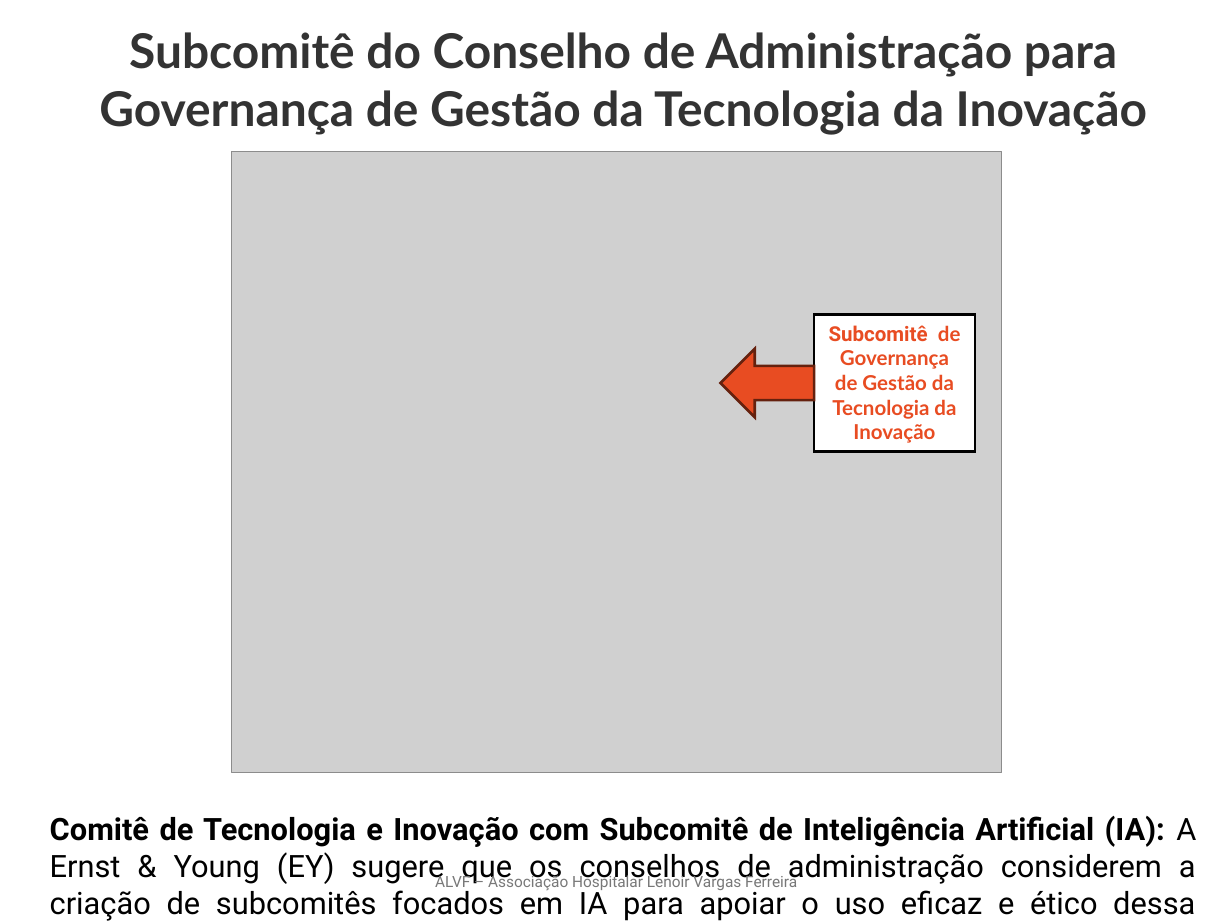
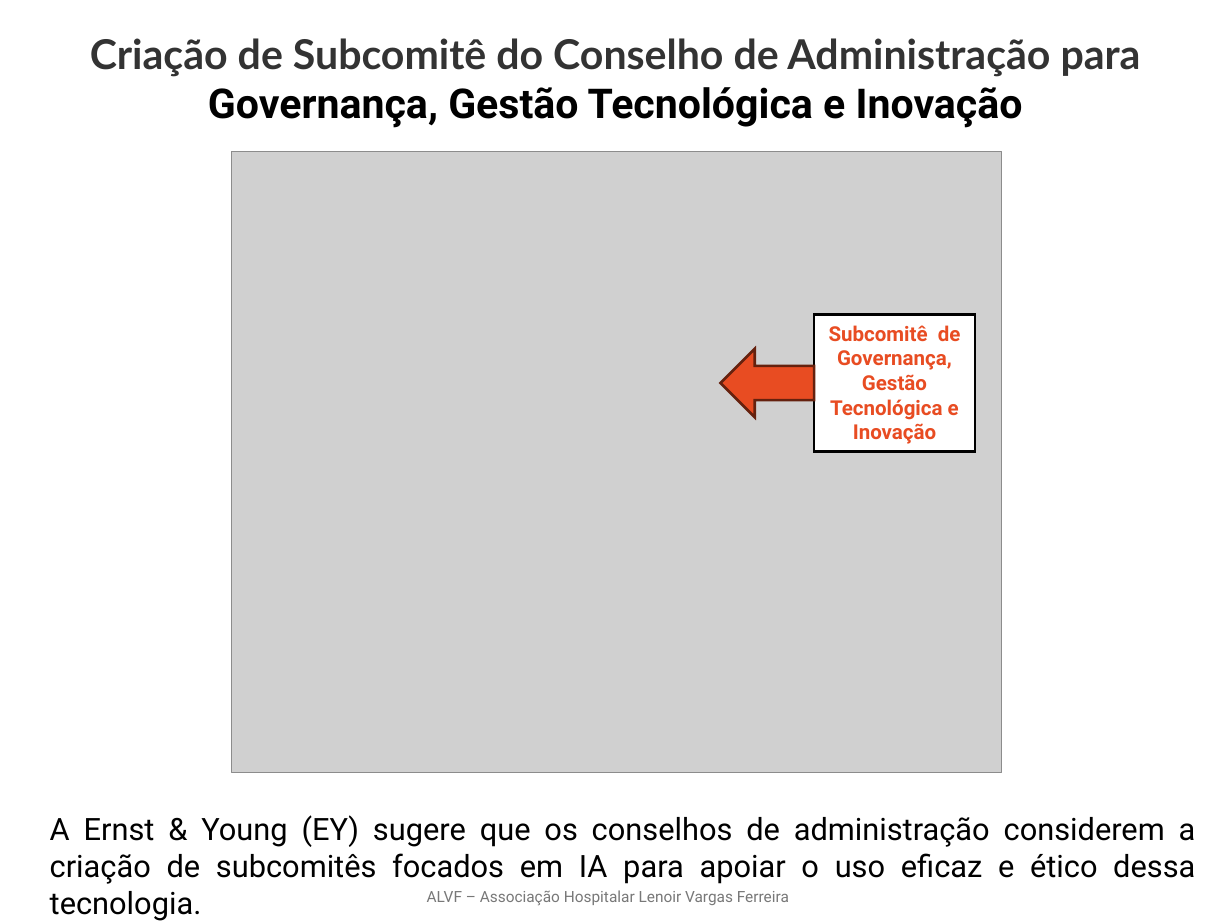
Before and after one commit to ProjetosALVF/ALVF_ProspeccaoGestao_TI, a slide deck: slide 8 of ALVF_Organizacional_ConselhoDe Administracao_Fev_2025/Estrutura_OrganizacionalGovernançaDeTI_ALVF.pptx. Drawn at 1232x924 pixels with LibreOffice and Linux fonts; fonts in the diff are those of the drawing; grey boxes stand for pictures; background and template pictures are left out. Boxes give left, top, right and bottom in pixels: in the first picture for what was removed or moved away, otherwise in the second. Text is boxed around its words. In the diff, an @@ line names an element or a change of style, - is before the commit and + after.

```diff
--- a/ALVF_Organizacional_ConselhoDe Administracao_Fev_2025/Estrutura_OrganizacionalGovernançaDeTI_ALVF.pptx
+++ b/ALVF_Organizacional_ConselhoDe Administracao_Fev_2025/Estrutura_OrganizacionalGovernançaDeTI_ALVF.pptx
@@ text at (90, 38, 1141, 128): text changed; size 28 to 24 pt @@
-Subcomitê do Conselho de Administração para Governança de Gestão da Tecnologia da Inovação
+Criação de Subcomitê do Conselho de Administração para Governança, Gestão Tecnológica e Inovação
@@ text in rectangle at (829, 325, 961, 444): text changed; font Lato to Roboto @@
-Subcomitê de Governança de Gestão da Tecnologia da Inovação
+Subcomitê de Governança, Gestão Tecnológica e Inovação
@@ text at (50, 815, 1196, 884): text changed @@
-Comitê de Tecnologia e Inovação com Subcomitê de Inteligência Artificial (IA): A Ernst & Young (EY) sugere que os conselhos de administração considerem a criação de subcomitês focados em IA para apoiar o uso eficaz e ético dessa tecnologia.
+A Ernst & Young (EY) sugere que os conselhos de administração considerem a criação de subcomitês focados em IA para apoiar o uso eficaz e ético dessa tecnologia.
@@ text "ALVF – Associação Hospitalar Lenoir ...": place and size @@
-text "ALVF – Associação Hospitalar Lenoir ..." at (435, 873, 797, 890)
+text "ALVF – Associação Hospitalar Lenoir ..." at (427, 890, 789, 905)
```
Also in this commit, not shown: 10 other slides changed, 5 other files.
